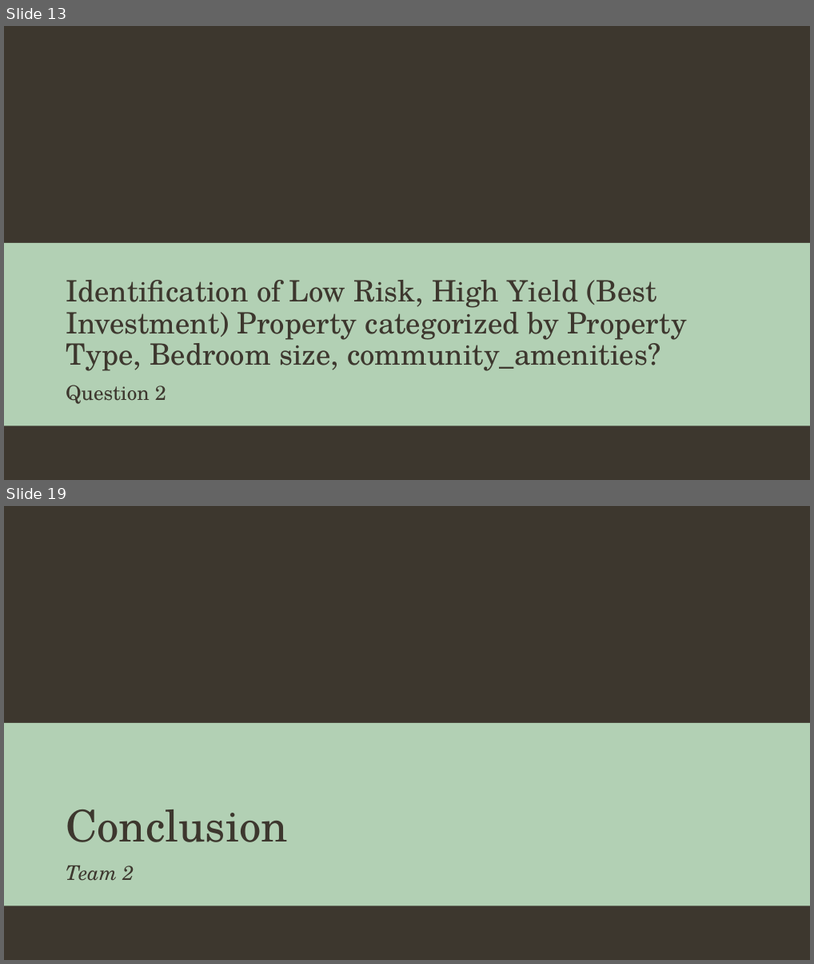
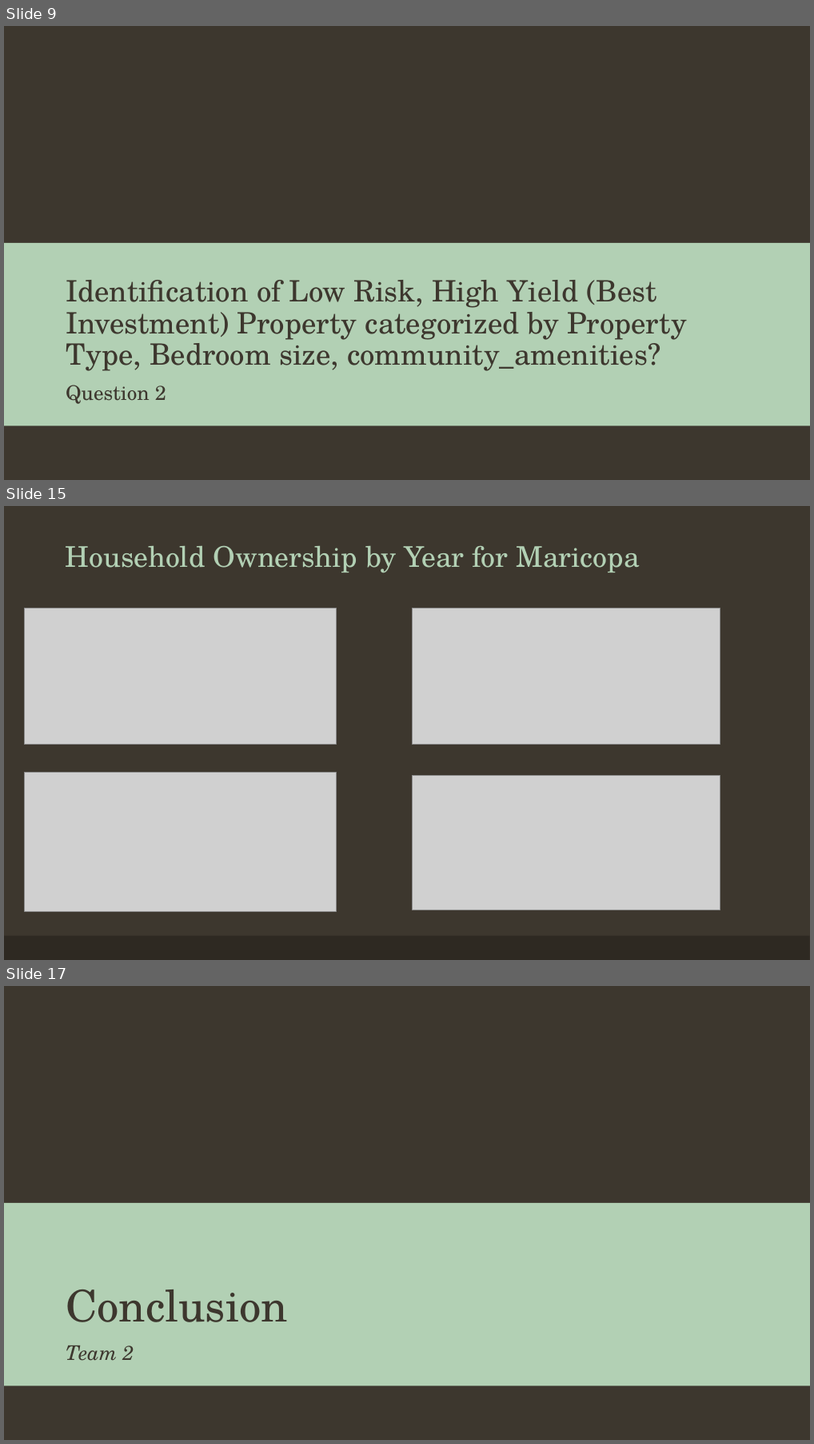
Before and after one commit to ashnikzad/AZ-Real-Estate-Analyisis, a slide deck: Team 2 Presentation.pptx. Shown one above the other, each under a label of ours: slides 13 and 19 before the commit, slides 9, 15 and 17 after it; the slides between them are not shown. The pictures are 814x964 and 814x1444 pixels, drawn with LibreOffice and Linux fonts; fonts in the diff are those of the drawing; grey boxes stand for pictures; background and template pictures are left out. Boxes give left, top, right and bottom in pixels: in the first picture for what was removed or moved away, otherwise in the second. Text is boxed around its words. In the diff, an @@ line names an element or a change of style, - is before the commit and + after.

```diff
--- a/Team 2 Presentation.pptx
+++ b/Team 2 Presentation.pptx
@@ slide 15 added at (4,506,810,960), background #3D372E @@
@@ title added at (66,546,639,573), 34 pt, text #B2D0B4 @@
+Household Ownership by Year for Maricopa
@@ picture added at (24,608,336,744) @@
@@ picture added at (412,608,720,744) @@
@@ picture added at (24,772,336,911) @@
@@ picture added at (412,776,720,909) @@
@@ rectangle added at (4,936,810,960), fill #2E2923 @@
@@ what was slide 13 is now slide 9 @@
@@ what was slide 19 is now slide 17 @@
```
Also in this commit, not shown: 5 slides changed, 6 other slides added, 12 slides removed.
